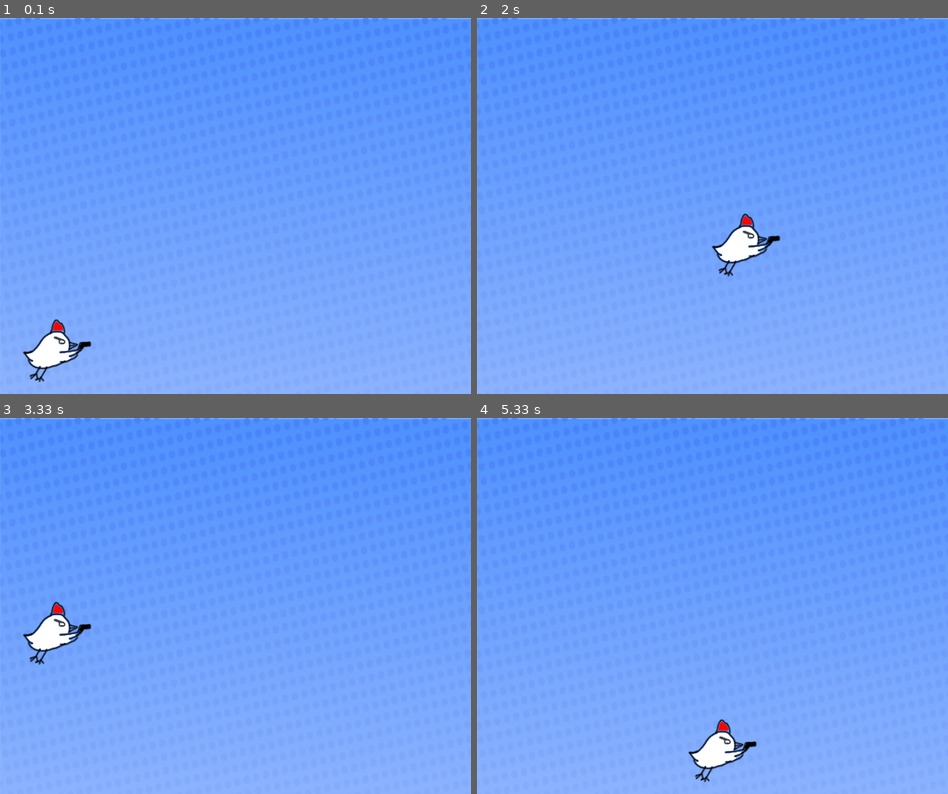
Above: before the commit, frames 1-4 (two rows, left to right).
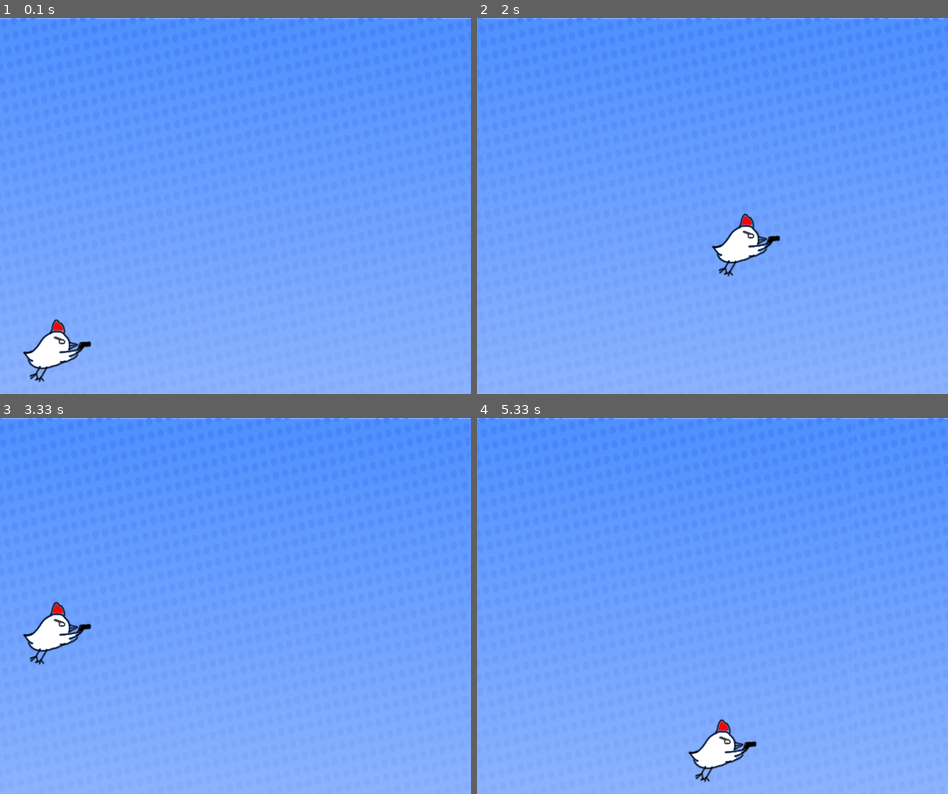
Above: after the commit, the same moments.

Repository: jybeak/rasgame_in_pygame
Game: pygame game, started from C_G/main.py
Same seed, same stepped clock (60 frames per second), same inputs: the game is played once before the commit and once after it.
Inputs:
- Up to frame 1 (0.1 s): no input
- Up to frame 2 (2 s): hold Right 0.33-0.8 s; hold Up 0.83-1.13 s; hold Right 1.17-1.63 s; hold Left from 1.67 s (still down)
- Up to frame 3 (3.33 s): release Left at 2.2 s; hold Down 2.23-2.53 s; hold Left 2.57-2.97 s; hold Up from 3 s (still down)
- Up to frame 4 (5.33 s): release Up at 3.37 s; hold Right 3.4-4.03 s; hold Down 4.07-4.43 s; hold Left 4.47-4.93 s; hold Right from 4.97 s (still down)

The runs differ from the first frame. In frame 1, 0.1% of the frame differs, in the area x 2-95%, y 0-1%; in frame 2, 0.2%, in the area x 0-100%, y 0-1%; in frame 3, 0.1%; in frame 4, 0.2%.

Commit message:
배경 움직임 추가

Diff:
--- a/C_G/main.py
+++ b/C_G/main.py
@@ -3,9 +3,10 @@
 WHITE = (255, 255, 255)
 pad_width = 600
 pad_heigth = 480
+background_width = 799
 
-def back(x,y):
-    global gamepad, background
+def back(background,x,y):
+    global gamepad
     gamepad.blit(background,(x,y))
 
 def player(x,y):
@@ -13,14 +14,15 @@
     gamepad.blit(chicken, (x,y))
 
 def runGame():
-    global gamepad, clock, chicken, background
+    global gamepad, clock, chicken, background1, background2
 
     x = pad_heigth *0.05
     y = pad_heigth * 0.8
     x_change = 0
     y_change = 0
 
-    background_x = 0
+    background1_x = 0
+    background2_x = background_width
 
     crashed = False
     while not crashed:
@@ -45,10 +47,19 @@
         y += y_change
         x += x_change
 
+        gamepad.fill(WHITE)
+
+        background1_x-=2
+        background2_x-=2
+
+        if background1_x == -background_width:
+            background1_x = background_width
+        if background2_x == -background_width:
+            background2_x = background_width
 
 
-        gamepad.fill(WHITE)
-        back(background_x, 0)
+        back(background1, background1_x, 0)
+        back(background2, background2_x, 0)
         player(x,y)
         pygame.display.update()
         clock.tick(30)
@@ -57,14 +68,14 @@
     quit()
 
 def initGame():
-    global gamepad, clock, chicken, background
+    global gamepad, clock, chicken, background1, background2
 
     pygame.init()
     gamepad = pygame.display.set_mode((pad_width, pad_heigth))
     pygame.display.set_caption('ChickenGun')
     chicken = pygame.image.load('resources/images/chicken.png')
-    background = pygame.image.load('resources/images/background.png')
-
+    background1 = pygame.image.load('resources/images/background.png')
+    background2 = background1.copy()
     clock = pygame.time.Clock()
     runGame()
 
